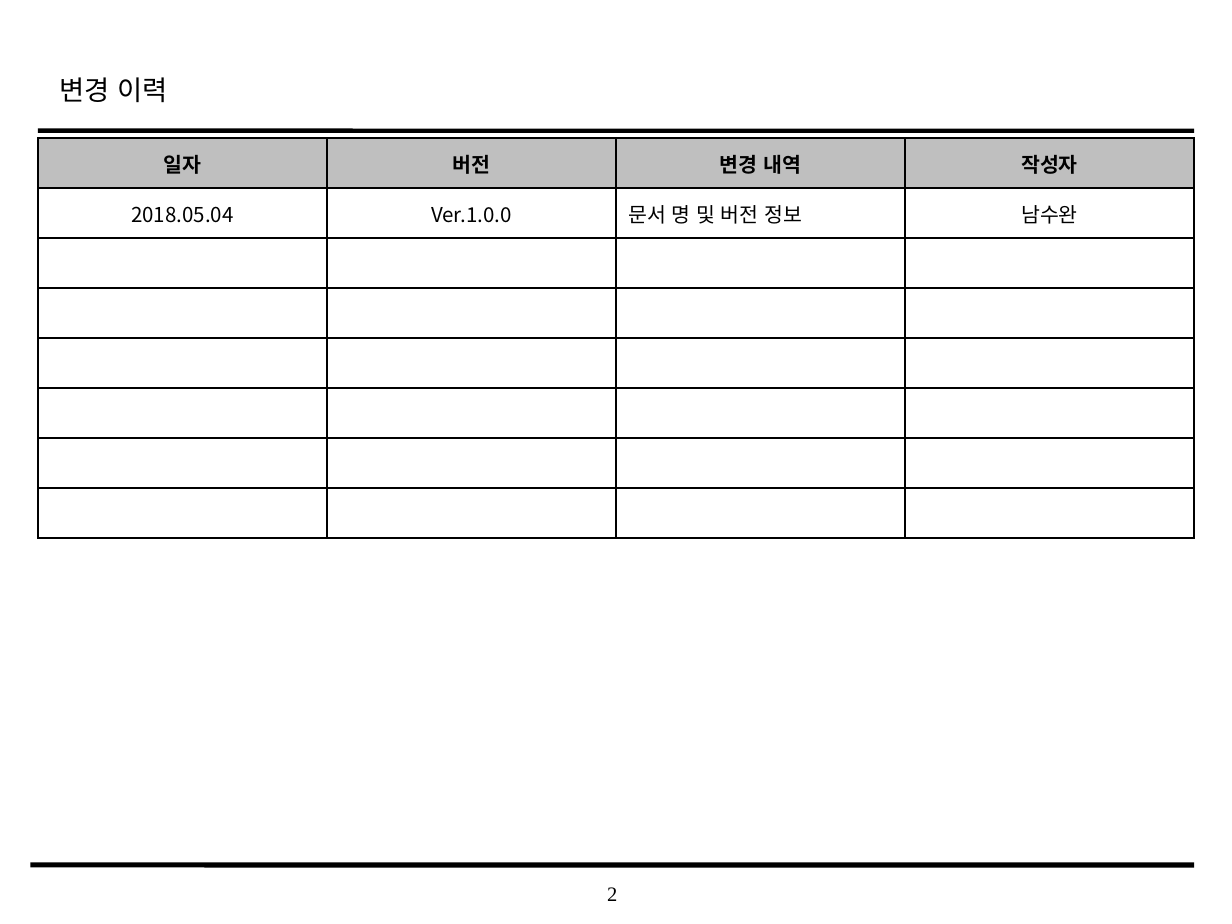
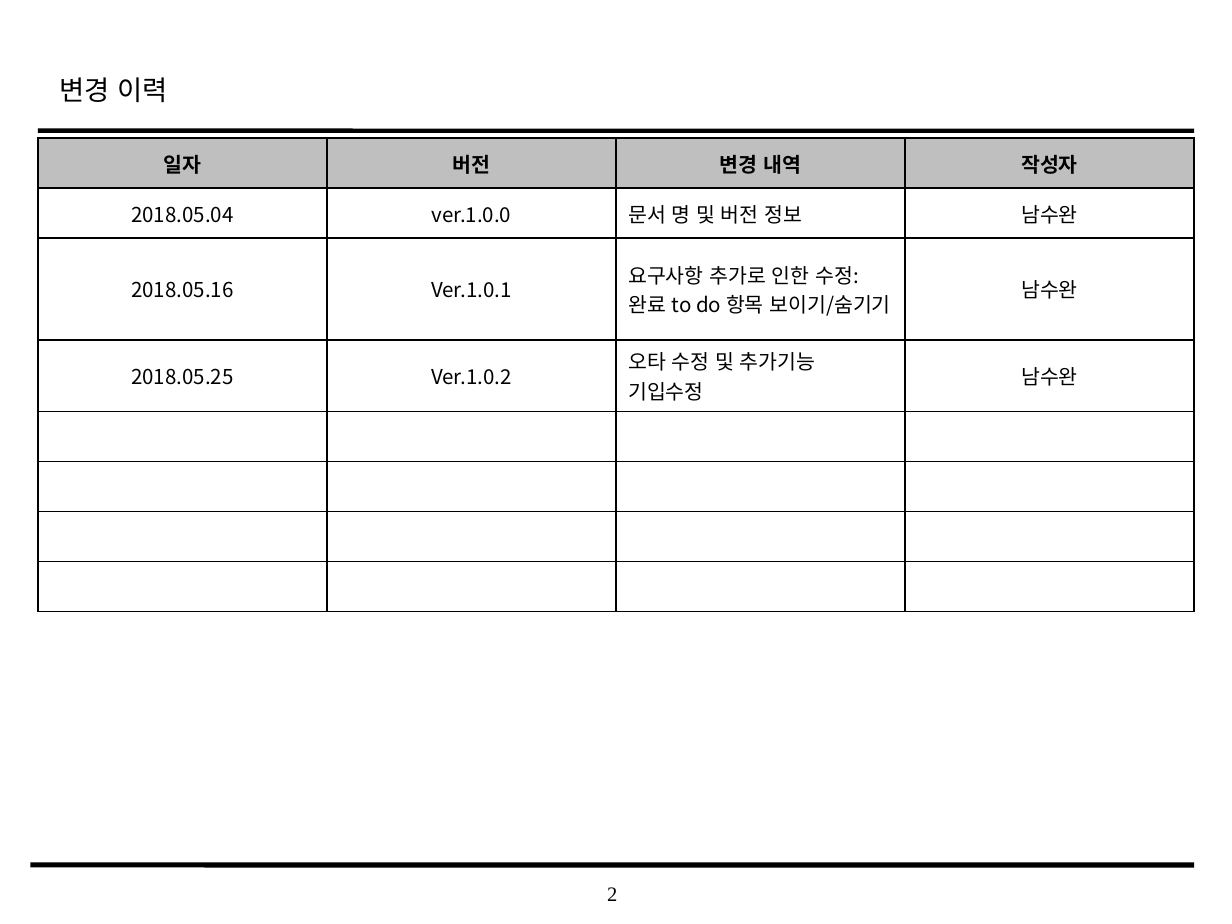
Before and after one commit to SMU-SE-Admin/18-1_3_THREEGO_Doc, a slide deck: slide 2 of 03 설계/UI Design Template_3조_THREEGO.pptx. Drawn at 1232x924 pixels with LibreOffice and Linux fonts; fonts in the diff are those of the drawing; background and template pictures are left out. Boxes give left, top, right and bottom in pixels: in the first picture for what was removed or moved away, otherwise in the second. Text is boxed around its words. In the diff, an @@ line names an element or a change of style, - is before the commit and + after.

Commit message:
#1108 UI 설계서 작성
오타 수정 및 추가기능 요구사항 수정

```diff
--- a/03 설계/UI Design Template_3조_THREEGO.pptx
+++ b/03 설계/UI Design Template_3조_THREEGO.pptx
@@ table at (x1=38, y1=138, x2=1196, y2=585) @@
-row 2: 2018.05.04 | Ver.1.0.0 | 문서 명 및 버전 정보 | 남수완
+row 2: 2018.05.04 | ver.1.0.0 | 문서 명 및 버전 정보 | 남수완
+row 3: 2018.05.16 | Ver.1.0.1 | 요구사항 추가로 인한 수정:완료 to do 항목 보이기/숨기기 | 남수완
+row 4: 2018.05.25 | Ver.1.0.2 | 오타 수정 및 추가기능 기입수정 | 남수완
-row 7:  |  |  | 
-row 8:  |  |  | 
```
Also in this commit, not shown: 22 other slides changed.
